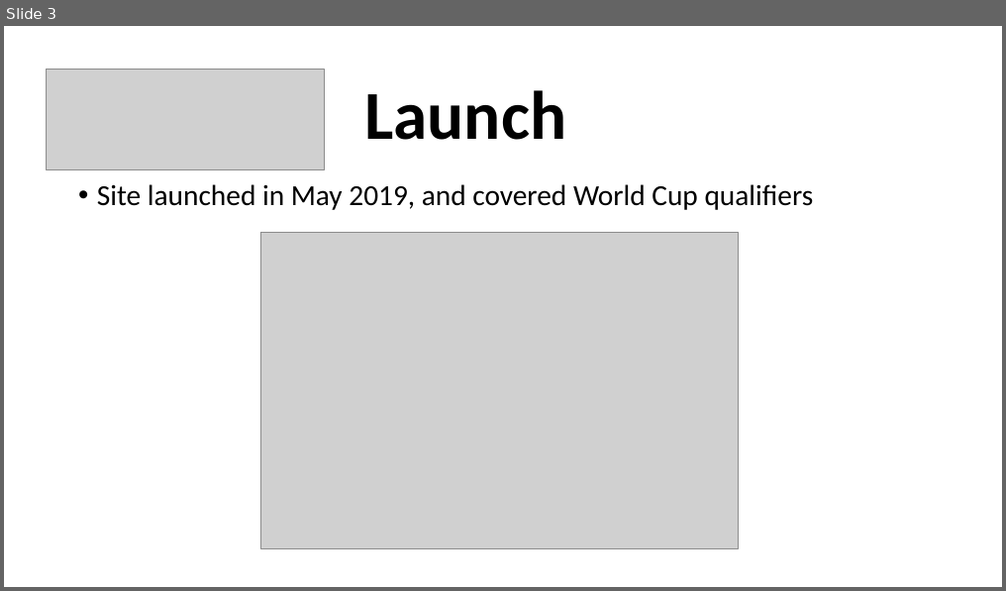
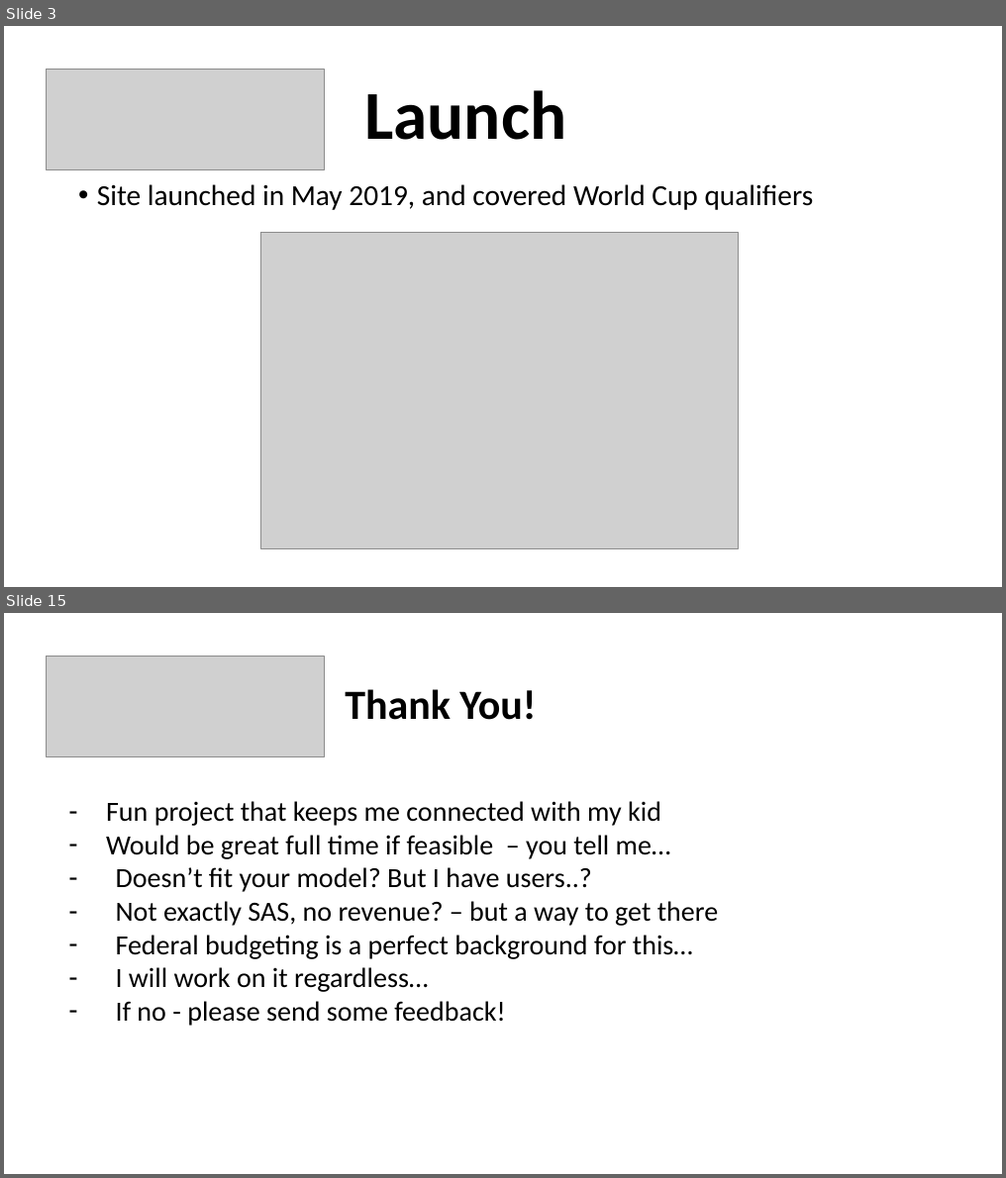
Before and after one commit to smckissock/fortnite, a slide deck: doc/Fortnite Ping Tiny Seed 2019-12-02.pptx. Shown one above the other, each under a label of ours: slide 3 before the commit, slides 3 and 15 after it; the slides between them are not shown. The pictures are 1006x591 and 1006x1178 pixels, drawn with LibreOffice and Linux fonts; fonts in the diff are those of the drawing; grey boxes stand for pictures. Boxes give left, top, right and bottom in pixels: in the first picture for what was removed or moved away, otherwise in the second. Text is boxed around its words. In the diff, an @@ line names an element or a change of style, - is before the commit and + after.

```diff
--- a/doc/Fortnite Ping Tiny Seed 2019-12-02.pptx
+++ b/doc/Fortnite Ping Tiny Seed 2019-12-02.pptx
@@ slide 15 added at bbox=[4, 613, 1002, 1174], background #FFFFFF @@
@@ picture added at bbox=[46, 656, 324, 757] @@
@@ title added at bbox=[345, 689, 536, 720], 40 pt, text #000000, bold @@
+Thank You!
@@ text added at bbox=[106, 801, 718, 1026], 26.7 pt, text #000000 @@
+– Fun project that keeps me connected with my kid
+– Would be great full time if feasible – you tell me…
+– Doesn’t fit your model? But I have users..?
+– Not exactly SAS, no revenue? – but a way to get there
+– Federal budgeting is a perfect background for this…
+– I will work on it regardless…
+– If no - please send some feedback!
```
Also in this commit, not shown: 5 slides changed, 8 other slides added, 2 slides removed, 2 other files.
